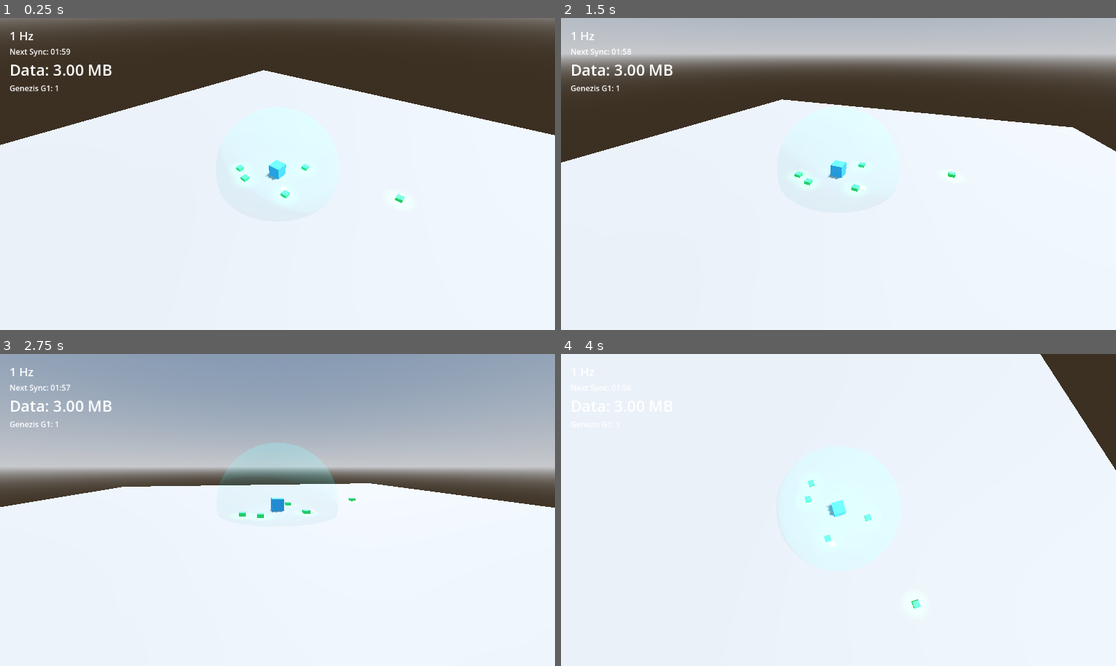
Above: before the commit, frames 1-4 (two rows, left to right).
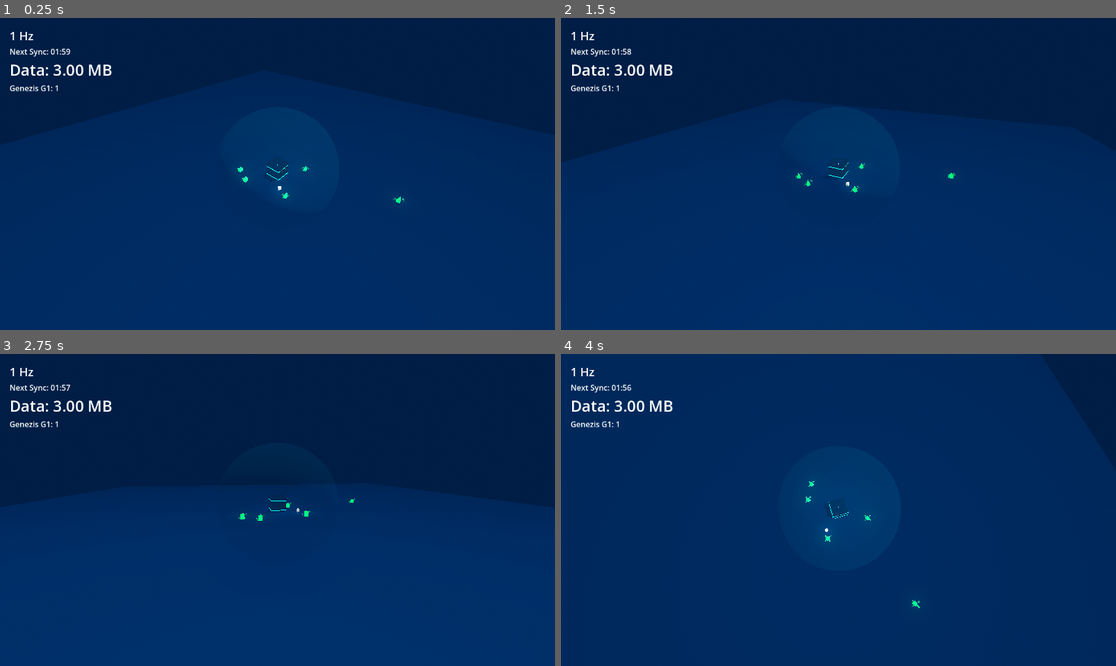
Above: after the commit, the same moments.

Repository: peterlavey/immanent
Game: Godot game, scene res://src/core/World.tscn
The game is run twice, just before and just after one commit, with the same random seed, the same clock (stepped at 60 frames per second) and the same inputs.
Inputs (mouse positions are in pixels of both pictures, inside the frame that each line leads up to):
- Up to frame 1 (0.25 s): no input
- Up to frame 2 (1.5 s): tap Enter at 0.5 s; move the mouse to (960, 158) at 0.52 s; click (960, 158) at 0.67 s; tap Space at 1.25 s; drag from (727, 189) to (810, 236) at 1.27 s
- Up to frame 3 (2.75 s): tap Enter at 2 s; move the mouse to (333, 441) at 2.02 s; click (333, 441) at 2.17 s
- Up to frame 4 (4 s): tap Space at 2.75 s; drag from (810, 572) to (672, 463) at 2.77 s; tap Enter at 3.5 s; move the mouse to (1005, 556) at 3.52 s; click (1005, 556) at 3.67 s

The runs differ from the first frame. In frame 1, 100% of the frame differs, in the area x 0-100%, y 0-100%; in frame 2, 100%; in frame 3, 100%; in frame 4, 100%.

Commit message:
"Redesign entity models for Digital Biome aesthetic: overhaul Genezis G1, Genezis G2, Data Spot, enemies, Core, and environment visuals; integrate mining animations and glow effects; update documentation and tasks accordingly."

Diff:
--- a/src/core/Core.tscn
+++ b/src/core/Core.tscn
@@ -1,28 +1,47 @@
-[gd_scene load_steps=7 format=3]
+[gd_scene load_steps=12 format=3]
 
 [ext_resource type="Script" path="res://src/core/Core.gd" id="1_script"]
 
-[sub_resource type="StandardMaterial3D" id="StandardMaterial3D_1"]
-albedo_color = Color(0.2, 0.6, 1.0, 1.0)
+[sub_resource type="StandardMaterial3D" id="StandardMaterial3D_Main"]
+albedo_color = Color(0.1, 0.15, 0.2, 1.0)
+metallic = 0.9
+roughness = 0.1
 emission_enabled = true
-emission = Color(0.1, 0.3, 0.5, 1.0)
+emission = Color(0.0, 0.3, 0.5, 1.0)
+emission_energy_multiplier = 0.5
 
-[sub_resource type="BoxMesh" id="BoxMesh_1"]
-size = Vector3(2, 2, 2)
+[sub_resource type="BoxMesh" id="BoxMesh_Core"]
+size = Vector3(2.5, 3.0, 2.5)
+
+[sub_resource type="StandardMaterial3D" id="StandardMaterial3D_Circuit"]
+albedo_color = Color(0.0, 1.0, 1.0, 1.0)
+emission_enabled = true
+emission = Color(0.0, 1.0, 1.0, 1.0)
+emission_energy_multiplier = 2.0
+
+[sub_resource type="BoxMesh" id="BoxMesh_Circuit"]
+size = Vector3(2.6, 0.1, 2.6)
+
+[sub_resource type="StandardMaterial3D" id="StandardMaterial3D_Panel"]
+albedo_color = Color(0.3, 0.3, 0.3, 1.0)
+metallic = 0.5
+
+[sub_resource type="BoxMesh" id="BoxMesh_Panel"]
+size = Vector3(0.1, 0.8, 0.4)
 
 [sub_resource type="StandardMaterial3D" id="StandardMaterial3D_FOV"]
 transparency = 1
-albedo_color = Color(0.0, 1.0, 1.0, 0.1)
+albedo_color = Color(0.0, 1.0, 1.0, 0.05)
 emission_enabled = true
 emission = Color(0.0, 0.5, 0.5, 1.0)
-emission_energy_multiplier = 0.5
+emission_energy_multiplier = 0.3
 
 [sub_resource type="SphereMesh" id="SphereMesh_FOV"]
 radius = 0.5
 height = 1.0
 
 [sub_resource type="BoxShape3D" id="BoxShape3D_Core"]
-size = Vector3(2, 2, 2)
+size = Vector3(2.5, 3, 2.5)
 
 [node name="Core" type="StaticBody3D" groups=["core"]]
 input_ray_pickable = true
@@ -31,9 +50,31 @@
 [node name="CollisionShape3D" type="CollisionShape3D" parent="."]
 shape = SubResource("BoxShape3D_Core")
 
-[node name="MeshInstance3D" type="MeshInstance3D" parent="."]
-mesh = SubResource("BoxMesh_1")
-surface_material_override/0 = SubResource("StandardMaterial3D_1")
+[node name="Visuals" type="Node3D" parent="."]
+
+[node name="MainBody" type="MeshInstance3D" parent="Visuals"]
+mesh = SubResource("BoxMesh_Core")
+surface_material_override/0 = SubResource("StandardMaterial3D_Main")
+
+[node name="Circuit1" type="MeshInstance3D" parent="Visuals"]
+transform = Transform3D(1, 0, 0, 0, 1, 0, 0, 0, 1, 0, 0.8, 0)
+mesh = SubResource("BoxMesh_Circuit")
+surface_material_override/0 = SubResource("StandardMaterial3D_Circuit")
+
+[node name="Circuit2" type="MeshInstance3D" parent="Visuals"]
+transform = Transform3D(1, 0, 0, 0, 1, 0, 0, 0, 1, 0, -0.8, 0)
+mesh = SubResource("BoxMesh_Circuit")
+surface_material_override/0 = SubResource("StandardMaterial3D_Circuit")
+
+[node name="Panel1" type="MeshInstance3D" parent="Visuals"]
+transform = Transform3D(1, 0, 0, 0, 1, 0, 0, 0, 1, 1.3, 0.5, 0.5)
+mesh = SubResource("BoxMesh_Panel")
+surface_material_override/0 = SubResource("StandardMaterial3D_Panel")
+
+[node name="Panel2" type="MeshInstance3D" parent="Visuals"]
+transform = Transform3D(1, 0, 0, 0, 1, 0, 0, 0, 1, 1.3, 0.5, -0.5)
+mesh = SubResource("BoxMesh_Panel")
+surface_material_override/0 = SubResource("StandardMaterial3D_Panel")
 
 [node name="OmniLight3D" type="OmniLight3D" parent="."]
 transform = Transform3D(1, 0, 0, 0, 1, 0, 0, 0, 1, 0, 2, 0)
--- a/src/core/World.tscn
+++ b/src/core/World.tscn
@@ -12,8 +12,11 @@
 [ext_resource type="PackedScene" uid="uid_hud" path="res://src/ui/HUD.tscn" id="10_hud_scene"]
 
 [sub_resource type="ProceduralSkyMaterial" id="ProceduralSkyMaterial_1"]
-sky_horizon_color = Color(0.64625, 0.65575, 0.67075, 1)
-ground_horizon_color = Color(0.64625, 0.65575, 0.67075, 1)
+sky_top_color = Color(0.02, 0.05, 0.1, 1)
+sky_horizon_color = Color(0.05, 0.1, 0.2, 1)
+ground_bottom_color = Color(0.0, 0.0, 0.0, 1)
+ground_horizon_color = Color(0.05, 0.1, 0.2, 1)
+sun_angle_max = 0.0
 
 [sub_resource type="Sky" id="Sky_1"]
 sky_material = SubResource("ProceduralSkyMaterial_1")
@@ -23,6 +26,20 @@
 sky = SubResource("Sky_1")
 tonemap_mode = 2
 glow_enabled = true
+glow_intensity = 0.8
+glow_strength = 1.0
+glow_bloom = 0.2
+glow_blend_mode = 0
+fog_enabled = true
+fog_light_color = Color(0.0, 0.1, 0.2, 1)
+fog_density = 0.02
+
+[sub_resource type="StandardMaterial3D" id="StandardMaterial3D_Grid"]
+transparency = 1
+albedo_color = Color(0.0, 0.5, 1.0, 0.1)
+emission_enabled = true
+emission = Color(0.0, 0.3, 0.6, 1)
+emission_energy_multiplier = 0.5
 
 [node name="World" type="Node3D" groups=["world_manager"]]
 script = ExtResource("1_script")
@@ -52,8 +69,9 @@
 [node name="Core" parent="." instance=ExtResource("9_core_scene")]
 transform = Transform3D(1, 0, 0, 0, 1, 0, 0, 0, 1, 0, 1, 0)
 
-[node name="CSGBox3D" type="CSGBox3D" parent="."]
+[node name="FloorGrid" type="CSGBox3D" parent="."]
 transform = Transform3D(1, 0, 0, 0, 1, 0, 0, 0, 1, 0, -0.5, 0)
 size = Vector3(100, 1, 100)
+material = SubResource("StandardMaterial3D_Grid")
 
 [node name="HUD" parent="." instance=ExtResource("10_hud_scene")]
--- a/src/entities/BitScrubber.tscn
+++ b/src/entities/BitScrubber.tscn
@@ -1,25 +1,71 @@
-[gd_scene load_steps=5 format=3]
+[gd_scene load_steps=10 format=3]
 
 [ext_resource type="Script" path="res://src/entities/BitScrubber.gd" id="1_script"]
 
-[sub_resource type="StandardMaterial3D" id="StandardMaterial3D_1"]
-albedo_color = Color(1, 0, 0, 1) # Red for danger
+[sub_resource type="StandardMaterial3D" id="StandardMaterial3D_Body"]
+albedo_color = Color(0.2, 0.0, 0.0, 1.0)
 emission_enabled = true
-emission = Color(0.5, 0, 0, 1)
+emission = Color(0.8, 0.0, 0.0, 1.0)
+emission_energy_multiplier = 2.0
 
-[sub_resource type="SphereMesh" id="SphereMesh_1"]
-radius = 0.4
-height = 0.8
+[sub_resource type="BoxMesh" id="BoxMesh_Core"]
+size = Vector3(0.4, 0.4, 0.4)
+
+[sub_resource type="StandardMaterial3D" id="StandardMaterial3D_Spike"]
+albedo_color = Color(1, 0, 0, 1)
+
+[sub_resource type="PrismMesh" id="PrismMesh_Spike"]
+size = Vector3(0.2, 0.4, 0.2)
+
+[sub_resource type="StandardMaterial3D" id="StandardMaterial3D_Trail"]
+transparency = 1
+albedo_color = Color(1, 0, 0, 0.3)
+emission_enabled = true
+emission = Color(1, 0, 0, 1)
+
+[sub_resource type="BoxMesh" id="BoxMesh_Trail"]
+size = Vector3(0.3, 0.3, 0.3)
 
 [sub_resource type="SphereShape3D" id="SphereShape3D_1"]
-radius = 0.4
+radius = 0.5
 
-[node name="BitScrubber" type="CharacterBody3D"]
+[node name="BitScrubber" type="CharacterBody3D" groups=["enemies"]]
 script = ExtResource("1_script")
 
-[node name="MeshInstance3D" type="MeshInstance3D" parent="."]
-mesh = SubResource("SphereMesh_1")
-surface_material_override/0 = SubResource("StandardMaterial3D_1")
+[node name="Visuals" type="Node3D" parent="."]
+
+[node name="Body" type="MeshInstance3D" parent="Visuals"]
+mesh = SubResource("BoxMesh_Core")
+surface_material_override/0 = SubResource("StandardMaterial3D_Body")
+
+[node name="Spike1" type="MeshInstance3D" parent="Visuals"]
+transform = Transform3D(1, 0, 0, 0, 1, 0, 0, 0, 1, 0, 0.3, 0)
+mesh = SubResource("PrismMesh_Spike")
+surface_material_override/0 = SubResource("StandardMaterial3D_Spike")
+
+[node name="Spike2" type="MeshInstance3D" parent="Visuals"]
+transform = Transform3D(1, 0, 0, 0, -1, 8.74228e-08, 0, -8.74228e-08, -1, 0, -0.3, 0)
+mesh = SubResource("PrismMesh_Spike")
+surface_material_override/0 = SubResource("StandardMaterial3D_Spike")
+
+[node name="Spike3" type="MeshInstance3D" parent="Visuals"]
+transform = Transform3D(-4.37114e-08, -1, 0, 1, -4.37114e-08, 0, 0, 0, 1, 0.3, 0, 0)
+mesh = SubResource("PrismMesh_Spike")
+surface_material_override/0 = SubResource("StandardMaterial3D_Spike")
+
+[node name="Spike4" type="MeshInstance3D" parent="Visuals"]
+transform = Transform3D(-4.37114e-08, 1, 0, -1, -4.37114e-08, 0, 0, 0, 1, -0.3, 0, 0)
+mesh = SubResource("PrismMesh_Spike")
+surface_material_override/0 = SubResource("StandardMaterial3D_Spike")
+
+[node name="TrailEffect" type="MeshInstance3D" parent="Visuals"]
+transform = Transform3D(1, 0, 0, 0, 1, 0, 0, 0, 1, 0, 0, 0.4)
+mesh = SubResource("BoxMesh_Trail")
+surface_material_override/0 = SubResource("StandardMaterial3D_Trail")
 
 [node name="CollisionShape3D" type="CollisionShape3D" parent="."]
 shape = SubResource("SphereShape3D_1")
+
+[node name="OmniLight3D" type="OmniLight3D" parent="."]
+light_color = Color(1, 0, 0, 1)
+omni_range = 3.0
--- a/src/entities/DataSpot.gd
+++ b/src/entities/DataSpot.gd
@@ -14,6 +14,13 @@
 			depleted.emit(self)
 			queue_free()
 
+@onready var visuals: Node3D = $Visuals
+
+func _process(delta: float) -> void:
+	if is_instance_valid(visuals):
+		visuals.rotate_y(delta * 0.5)
+		visuals.position.y = sin(Time.get_ticks_msec() * 0.002) * 0.1
+
 func extract_data(amount: int) -> int:
 	var actual_extracted = min(amount, current_bytes)
 	current_bytes -= actual_extracted
--- a/src/entities/DataSpot.tscn
+++ b/src/entities/DataSpot.tscn
@@ -1,29 +1,62 @@
-[gd_scene load_steps=5 format=3]
+[gd_scene load_steps=10 format=3]
 
 [ext_resource type="Script" path="res://src/entities/DataSpot.gd" id="1_script"]
 
-[sub_resource type="StandardMaterial3D" id="StandardMaterial3D_1"]
-albedo_color = Color(0.2, 1.0, 0.4, 1.0)
+[sub_resource type="StandardMaterial3D" id="StandardMaterial3D_Core"]
+albedo_color = Color(0.0, 1.0, 0.4, 1.0)
 emission_enabled = true
-emission = Color(0.1, 0.5, 0.2, 1.0)
+emission = Color(0.0, 0.8, 0.2, 1.0)
+emission_energy_multiplier = 2.0
 
-[sub_resource type="BoxMesh" id="BoxMesh_1"]
-size = Vector3(1, 1, 1)
+[sub_resource type="PrismMesh" id="PrismMesh_Core"]
+size = Vector3(0.6, 0.8, 0.6)
+
+[sub_resource type="StandardMaterial3D" id="StandardMaterial3D_Shard"]
+transparency = 1
+albedo_color = Color(0.4, 1.0, 0.6, 0.6)
+emission_enabled = true
+emission = Color(0.2, 0.6, 0.3, 1.0)
+emission_energy_multiplier = 1.0
+
+[sub_resource type="BoxMesh" id="BoxMesh_Shard"]
+size = Vector3(0.2, 0.4, 0.1)
 
 [sub_resource type="BoxShape3D" id="BoxShape3D_1"]
-size = Vector3(1, 1, 1)
+size = Vector3(1.2, 1.2, 1.2)
 
 [node name="DataSpot" type="StaticBody3D" groups=["data_spots"]]
 script = ExtResource("1_script")
 
-[node name="MeshInstance3D" type="MeshInstance3D" parent="."]
-mesh = SubResource("BoxMesh_1")
-surface_material_override/0 = SubResource("StandardMaterial3D_1")
+[node name="Visuals" type="Node3D" parent="."]
+
+[node name="Core" type="MeshInstance3D" parent="Visuals"]
+mesh = SubResource("PrismMesh_Core")
+surface_material_override/0 = SubResource("StandardMaterial3D_Core")
+
+[node name="Shard1" type="MeshInstance3D" parent="Visuals"]
+transform = Transform3D(0.866025, -0.5, 0, 0.5, 0.866025, 0, 0, 0, 1, 0.5, 0.2, 0)
+mesh = SubResource("BoxMesh_Shard")
+surface_material_override/0 = SubResource("StandardMaterial3D_Shard")
+
+[node name="Shard2" type="MeshInstance3D" parent="Visuals"]
+transform = Transform3D(0.866025, 0.5, 0, -0.5, 0.866025, 0, 0, 0, 1, -0.5, -0.2, 0)
+mesh = SubResource("BoxMesh_Shard")
+surface_material_override/0 = SubResource("StandardMaterial3D_Shard")
+
+[node name="Shard3" type="MeshInstance3D" parent="Visuals"]
+transform = Transform3D(1, 0, 0, 0, 0.866025, -0.5, 0, 0.5, 0.866025, 0, 0.3, 0.5)
+mesh = SubResource("BoxMesh_Shard")
+surface_material_override/0 = SubResource("StandardMaterial3D_Shard")
+
+[node name="Shard4" type="MeshInstance3D" parent="Visuals"]
+transform = Transform3D(1, 0, 0, 0, 0.866025, 0.5, 0, -0.5, 0.866025, 0, -0.3, -0.5)
+mesh = SubResource("BoxMesh_Shard")
+surface_material_override/0 = SubResource("StandardMaterial3D_Shard")
 
 [node name="CollisionShape3D" type="CollisionShape3D" parent="."]
 shape = SubResource("BoxShape3D_1")
 
 [node name="OmniLight3D" type="OmniLight3D" parent="."]
-transform = Transform3D(1, 0, 0, 0, 1, 0, 0, 0, 1, 0, 1, 0)
+transform = Transform3D(1, 0, 0, 0, 1, 0, 0, 0, 1, 0, 0.5, 0)
 light_color = Color(0.3, 1.0, 0.5, 1.0)
-omni_range = 3.0
+omni_range = 4.0
--- a/src/entities/Defragmenter.tscn
+++ b/src/entities/Defragmenter.tscn
@@ -1,24 +1,61 @@
-[gd_scene load_steps=5 format=3]
+[gd_scene load_steps=10 format=3]
 
 [ext_resource type="Script" path="res://src/entities/Defragmenter.gd" id="1_script"]
 
-[sub_resource type="StandardMaterial3D" id="StandardMaterial3D_1"]
-albedo_color = Color(0.5, 0, 0.5, 1) # Purple for strange
+[sub_resource type="StandardMaterial3D" id="StandardMaterial3D_Main"]
+albedo_color = Color(0.1, 0.0, 0.2, 1.0)
 emission_enabled = true
-emission = Color(0.2, 0, 0.2, 1)
+emission = Color(0.5, 0.0, 1.0, 1.0)
+emission_energy_multiplier = 1.5
 
-[sub_resource type="BoxMesh" id="BoxMesh_1"]
-size = Vector3(1.5, 1.5, 1.5)
+[sub_resource type="BoxMesh" id="BoxMesh_Main"]
+size = Vector3(1.2, 1.2, 1.2)
+
+[sub_resource type="StandardMaterial3D" id="StandardMaterial3D_Glitch"]
+transparency = 1
+albedo_color = Color(0.8, 0.0, 1.0, 0.4)
+emission_enabled = true
+emission = Color(0.8, 0.0, 1.0, 1.0)
+
+[sub_resource type="BoxMesh" id="BoxMesh_Glitch"]
+size = Vector3(1.4, 0.2, 1.4)
+
+[sub_resource type="StandardMaterial3D" id="StandardMaterial3D_Spike"]
+albedo_color = Color(0.3, 0.0, 0.5, 1.0)
+
+[sub_resource type="PrismMesh" id="PrismMesh_Spike"]
+size = Vector3(0.5, 1.0, 0.5)
 
 [sub_resource type="BoxShape3D" id="BoxShape3D_1"]
 size = Vector3(1.5, 1.5, 1.5)
 
-[node name="Defragmenter" type="CharacterBody3D"]
+[node name="Defragmenter" type="CharacterBody3D" groups=["enemies"]]
 script = ExtResource("1_script")
 
-[node name="MeshInstance3D" type="MeshInstance3D" parent="."]
-mesh = SubResource("BoxMesh_1")
-surface_material_override/0 = SubResource("StandardMaterial3D_1")
+[node name="Visuals" type="Node3D" parent="."]
+
+[node name="Core" type="MeshInstance3D" parent="Visuals"]
+mesh = SubResource("BoxMesh_Main")
+surface_material_override/0 = SubResource("StandardMaterial3D_Main")
+
+[node name="GlitchRing" type="MeshInstance3D" parent="Visuals"]
+transform = Transform3D(1, 0, 0, 0, 1, 0, 0, 0, 1, 0, 0.3, 0)
+mesh = SubResource("BoxMesh_Glitch")
+surface_material_override/0 = SubResource("StandardMaterial3D_Glitch")
+
+[node name="GlitchRing2" type="MeshInstance3D" parent="Visuals"]
+transform = Transform3D(1, 0, 0, 0, 1, 0, 0, 0, 1, 0, -0.3, 0)
+mesh = SubResource("BoxMesh_Glitch")
+surface_material_override/0 = SubResource("StandardMaterial3D_Glitch")
+
+[node name="Spike" type="MeshInstance3D" parent="Visuals"]
+transform = Transform3D(1, 0, 0, 0, 1, 0, 0, 0, 1, 0, 0.8, 0)
+mesh = SubResource("PrismMesh_Spike")
+surface_material_override/0 = SubResource("StandardMaterial3D_Spike")
 
 [node name="CollisionShape3D" type="CollisionShape3D" parent="."]
 shape = SubResource("BoxShape3D_1")
+
+[node name="OmniLight3D" type="OmniLight3D" parent="."]
+light_color = Color(0.6, 0.0, 1.0, 1.0)
+omni_range = 5.0
--- a/src/entities/GenezisG1.gd
+++ b/src/entities/GenezisG1.gd
@@ -31,7 +31,20 @@
 func upgrade_capacity(multiplier: float) -> void:
 	carry_capacity = int(carry_capacity * multiplier)
 
+@onready var visuals: Node3D = $Visuals
+@onready var head: MeshInstance3D = $Visuals/Head
+
+var _pulse_timer: float = 0.0
+
 func _physics_process(delta: float) -> void:
+	if current_state == State.EXTRACTING:
+		_pulse_timer += delta * 10.0
+		var s = 1.0 + sin(_pulse_timer) * 0.1
+		head.scale = Vector3(s, s, s)
+	else:
+		head.scale = Vector3.ONE
+		_pulse_timer = 0.0
+
 	match current_state:
 		State.IDLE:
 			find_data_spot()
--- a/src/entities/GenezisG1.tscn
+++ b/src/entities/GenezisG1.tscn
@@ -1,15 +1,30 @@
-[gd_scene load_steps=5 format=3]
+[gd_scene load_steps=8 format=3]
 
 [ext_resource type="Script" path="res://src/entities/GenezisG1.gd" id="1_script"]
 
-[sub_resource type="StandardMaterial3D" id="StandardMaterial3D_1"]
+[sub_resource type="StandardMaterial3D" id="StandardMaterial3D_Head"]
 albedo_color = Color(1.0, 1.0, 1.0, 1.0)
 emission_enabled = true
 emission = Color(0.8, 0.8, 0.8, 1.0)
 
-[sub_resource type="SphereMesh" id="SphereMesh_1"]
-radius = 0.5
-height = 1.0
+[sub_resource type="CylinderMesh" id="CylinderMesh_Head"]
+top_radius = 0.3
+bottom_radius = 0.3
+height = 0.4
+radial_segments = 6
+
+[sub_resource type="StandardMaterial3D" id="StandardMaterial3D_Stalk"]
+albedo_color = Color(0.7, 0.7, 0.7, 1.0)
+
+[sub_resource type="CylinderMesh" id="CylinderMesh_Stalk"]
+top_radius = 0.05
+bottom_radius = 0.05
+height = 0.4
+
+[sub_resource type="CylinderMesh" id="CylinderMesh_Leg"]
+top_radius = 0.02
+bottom_radius = 0.02
+height = 0.3
 
 [sub_resource type="SphereShape3D" id="SphereShape3D_1"]
 radius = 0.5
@@ -18,13 +33,38 @@
 input_ray_pickable = true
 script = ExtResource("1_script")
 
-[node name="MeshInstance3D" type="MeshInstance3D" parent="."]
-mesh = SubResource("SphereMesh_1")
-surface_material_override/0 = SubResource("StandardMaterial3D_1")
+[node name="Visuals" type="Node3D" parent="."]
+
+[node name="Head" type="MeshInstance3D" parent="Visuals"]
+transform = Transform3D(1, 0, 0, 0, 1, 0, 0, 0, 1, 0, 0.5, 0)
+mesh = SubResource("CylinderMesh_Head")
+surface_material_override/0 = SubResource("StandardMaterial3D_Head")
+
+[node name="Stalk" type="MeshInstance3D" parent="Visuals"]
+transform = Transform3D(1, 0, 0, 0, 1, 0, 0, 0, 1, 0, 0.2, 0)
+mesh = SubResource("CylinderMesh_Stalk")
+surface_material_override/0 = SubResource("StandardMaterial3D_Stalk")
+
+[node name="Leg1" type="MeshInstance3D" parent="Visuals"]
+transform = Transform3D(0.866025, -0.5, 0, 0.5, 0.866025, 0, 0, 0, 1, 0.1, 0.05, 0)
+mesh = SubResource("CylinderMesh_Leg")
+surface_material_override/0 = SubResource("StandardMaterial3D_Stalk")
+
+[node name="Leg2" type="MeshInstance3D" parent="Visuals"]
+transform = Transform3D(-0.433013, -0.5, 0.75, 0.5, -0.866025, 0, 0.75, 0.375, 0.53033, -0.05, 0.05, 0.0866)
+mesh = SubResource("CylinderMesh_Leg")
+surface_material_override/0 = SubResource("StandardMaterial3D_Stalk")
+
+[node name="Leg3" type="MeshInstance3D" parent="Visuals"]
+transform = Transform3D(-0.433013, -0.5, -0.75, 0.5, -0.866025, 0, -0.75, 0.375, 0.53033, -0.05, 0.05, -0.0866)
+mesh = SubResource("CylinderMesh_Leg")
+surface_material_override/0 = SubResource("StandardMaterial3D_Stalk")
 
 [node name="CollisionShape3D" type="CollisionShape3D" parent="."]
+transform = Transform3D(1, 0, 0, 0, 1, 0, 0, 0, 1, 0, 0.3, 0)
 shape = SubResource("SphereShape3D_1")
 
 [node name="OmniLight3D" type="OmniLight3D" parent="."]
+transform = Transform3D(1, 0, 0, 0, 1, 0, 0, 0, 1, 0, 0.5, 0)
 light_color = Color(1.0, 1.0, 1.0, 1.0)
 omni_range = 2.0
--- a/src/entities/GenezisG2.tscn
+++ b/src/entities/GenezisG2.tscn
@@ -1,31 +1,106 @@
-[gd_scene load_steps=5 format=3]
+[gd_scene load_steps=12 format=3]
 
 [ext_resource type="Script" path="res://src/entities/GenezisG2.gd" id="1_script"]
 
-[sub_resource type="StandardMaterial3D" id="StandardMaterial3D_1"]
+[sub_resource type="StandardMaterial3D" id="StandardMaterial3D_Head"]
 albedo_color = Color(0.1, 0.6, 1.0, 1.0)
 emission_enabled = true
 emission = Color(0.0, 0.3, 0.8, 1.0)
 emission_energy_multiplier = 2.0
 
-[sub_resource type="BoxMesh" id="BoxMesh_1"]
-size = Vector3(1.2, 1.2, 1.2)
+[sub_resource type="CylinderMesh" id="CylinderMesh_Head"]
+top_radius = 0.5
+bottom_radius = 0.5
+height = 0.6
+radial_segments = 6
 
-[sub_resource type="BoxShape3D" id="BoxShape3D_1"]
-size = Vector3(1.2, 1.2, 1.2)
+[sub_resource type="StandardMaterial3D" id="StandardMaterial3D_Stalk"]
+albedo_color = Color(0.5, 0.5, 0.5, 1.0)
+
+[sub_resource type="CylinderMesh" id="CylinderMesh_Stalk"]
+top_radius = 0.1
+bottom_radius = 0.1
+height = 0.6
+
+[sub_resource type="StandardMaterial3D" id="StandardMaterial3D_Armor"]
+albedo_color = Color(0.2, 0.4, 0.8, 1.0)
+metallic = 0.8
+roughness = 0.2
+
+[sub_resource type="BoxMesh" id="BoxMesh_Plate"]
+size = Vector3(0.4, 0.1, 0.6)
+
+[sub_resource type="StandardMaterial3D" id="StandardMaterial3D_Shield"]
+transparency = 1
+albedo_color = Color(0.0, 0.8, 1.0, 0.15)
+emission_enabled = true
+emission = Color(0.0, 0.4, 1.0, 1.0)
+emission_energy_multiplier = 0.5
+
+[sub_resource type="SphereMesh" id="SphereMesh_Shield"]
+radius = 1.2
+height = 2.4
+
+[sub_resource type="CylinderMesh" id="CylinderMesh_Leg"]
+top_radius = 0.04
+bottom_radius = 0.04
+height = 0.5
+
+[sub_resource type="SphereShape3D" id="SphereShape3D_1"]
+radius = 1.2
 
 [node name="GenezisG2" type="CharacterBody3D"]
 input_ray_pickable = true
 script = ExtResource("1_script")
 
-[node name="MeshInstance3D" type="MeshInstance3D" parent="."]
-mesh = SubResource("BoxMesh_1")
-surface_material_override/0 = SubResource("StandardMaterial3D_1")
+[node name="Visuals" type="Node3D" parent="."]
+
+[node name="Head" type="MeshInstance3D" parent="Visuals"]
+transform = Transform3D(1, 0, 0, 0, 1, 0, 0, 0, 1, 0, 0.8, 0)
+mesh = SubResource("CylinderMesh_Head")
+surface_material_override/0 = SubResource("StandardMaterial3D_Head")
+
+[node name="ArmorPlate1" type="MeshInstance3D" parent="Visuals/Head"]
+transform = Transform3D(1, 0, 0, 0, 0.866025, -0.5, 0, 0.5, 0.866025, 0, 0.2, 0.3)
+mesh = SubResource("BoxMesh_Plate")
+surface_material_override/0 = SubResource("StandardMaterial3D_Armor")
+
+[node name="ArmorPlate2" type="MeshInstance3D" parent="Visuals/Head"]
+transform = Transform3D(1, 0, 0, 0, 0.866025, 0.5, 0, -0.5, 0.866025, 0, 0.2, -0.3)
+mesh = SubResource("BoxMesh_Plate")
+surface_material_override/0 = SubResource("StandardMaterial3D_Armor")
+
+[node name="Stalk" type="MeshInstance3D" parent="Visuals"]
+transform = Transform3D(1, 0, 0, 0, 1, 0, 0, 0, 1, 0, 0.4, 0)
+mesh = SubResource("CylinderMesh_Stalk")
+surface_material_override/0 = SubResource("StandardMaterial3D_Stalk")
+
+[node name="Leg1" type="MeshInstance3D" parent="Visuals"]
+transform = Transform3D(0.866025, -0.5, 0, 0.5, 0.866025, 0, 0, 0, 1, 0.2, 0.1, 0)
+mesh = SubResource("CylinderMesh_Leg")
+surface_material_override/0 = SubResource("StandardMaterial3D_Stalk")
+
+[node name="Leg2" type="MeshInstance3D" parent="Visuals"]
+transform = Transform3D(-0.433013, -0.5, 0.75, 0.5, -0.866025, 0, 0.75, 0.375, 0.53033, -0.1, 0.1, 0.1732)
+mesh = SubResource("CylinderMesh_Leg")
+surface_material_override/0 = SubResource("StandardMaterial3D_Stalk")
+
+[node name="Leg3" type="MeshInstance3D" parent="Visuals"]
+transform = Transform3D(-0.433013, -0.5, -0.75, 0.5, -0.866025, 0, -0.75, 0.375, 0.53033, -0.1, 0.1, -0.1732)
+mesh = SubResource("CylinderMesh_Leg")
+surface_material_override/0 = SubResource("StandardMaterial3D_Stalk")
+
+[node name="Shield" type="MeshInstance3D" parent="Visuals"]
+transform = Transform3D(1, 0, 0, 0, 1, 0, 0, 0, 1, 0, 0.5, 0)
+mesh = SubResource("SphereMesh_Shield")
+surface_material_override/0 = SubResource("StandardMaterial3D_Shield")
 
 [node name="CollisionShape3D" type="CollisionShape3D" parent="."]
-shape = SubResource("BoxShape3D_1")
+transform = Transform3D(1, 0, 0, 0, 1, 0, 0, 0, 1, 0, 0.5, 0)
+shape = SubResource("SphereShape3D_1")
 
 [node name="OmniLight3D" type="OmniLight3D" parent="."]
+transform = Transform3D(1, 0, 0, 0, 1, 0, 0, 0, 1, 0, 0.8, 0)
 light_color = Color(0.1, 0.6, 1.0, 1.0)
 omni_range = 5.0
 omni_attenuation = 0.5
Not shown, changed: docs/plan.md
Not shown, changed: docs/promps.md
Not shown, changed: docs/requirements.md
Not shown, changed: docs/tasks.md
